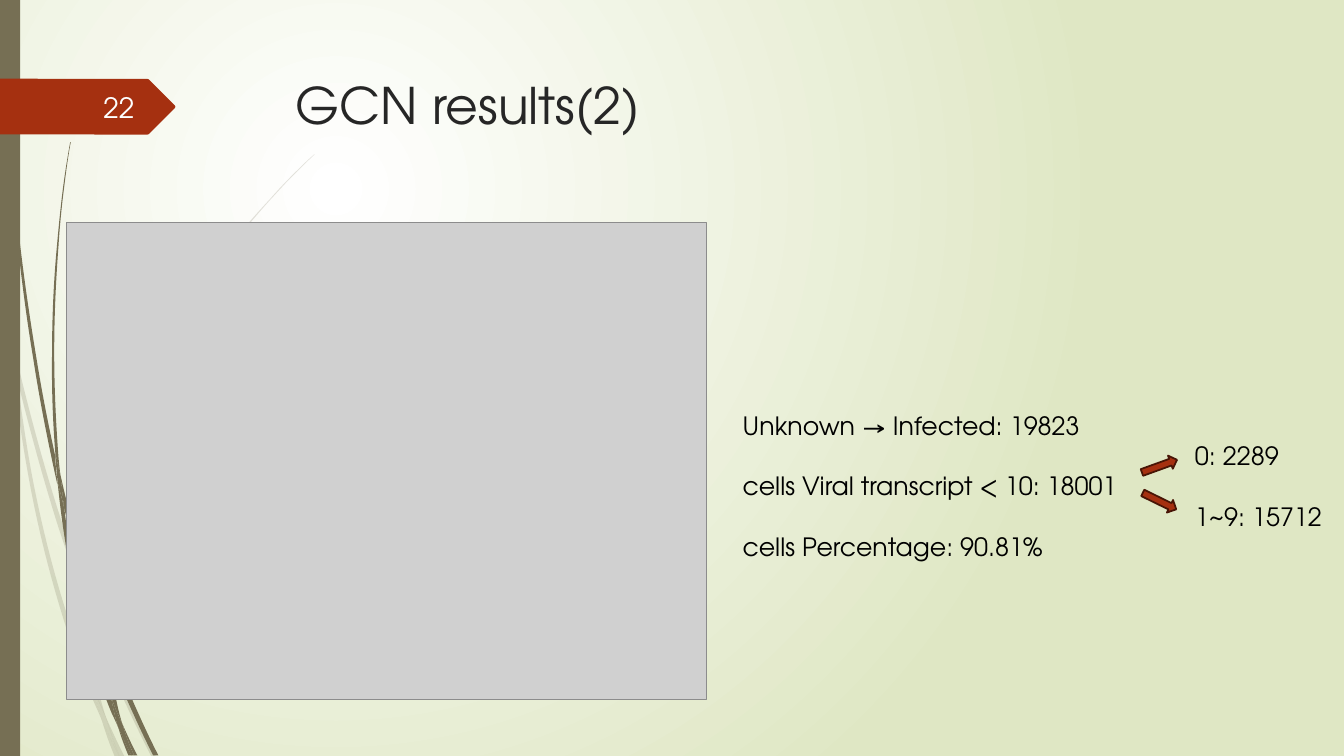
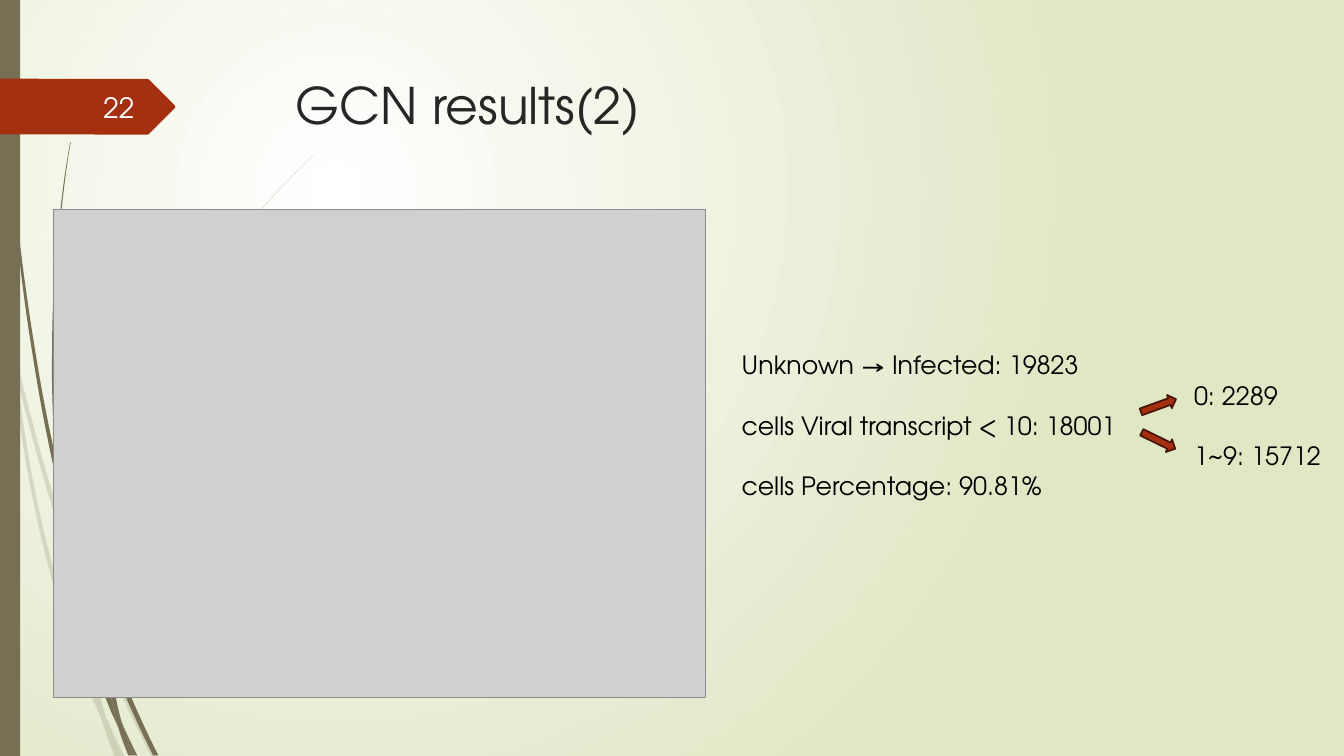
Before and after one commit to Lai-jun-yan/Academia-Sinica-internship-project, a slide deck: slide 22 of 暑期實習進度報告/presentation_final.pptx. Drawn at 1344x756 pixels with LibreOffice and Linux fonts; fonts in the diff are those of the drawing; grey boxes stand for pictures. Boxes give left, top, right and bottom in pixels: in the first picture for what was removed or moved away, otherwise in the second. Text is boxed around its words. In the diff, an @@ line names an element or a change of style, - is before the commit and + after.

```diff
--- a/暑期實習進度報告/presentation_final.pptx
+++ b/暑期實習進度報告/presentation_final.pptx
@@ picture: place and size @@
-picture at <box>67,223,707,700</box>
+picture at <box>53,210,706,697</box>
@@ 2 texts, 2 right arrows: place and size @@
-2 texts, 2 right arrows at <box>743,416,1322,562</box>
+2 texts, 2 right arrows at <box>742,355,1321,501</box>
@@ freeform shape removed at <box>55,453,65,509</box> @@
@@ freeform shape removed at <box>60,476,107,650</box> @@
```
Also in this commit, not shown: 1 other slide changed.
